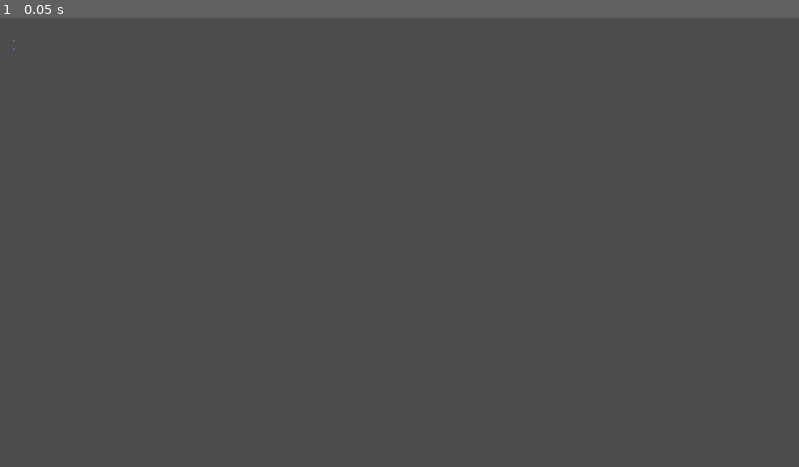
Above: before the commit, frame 1.
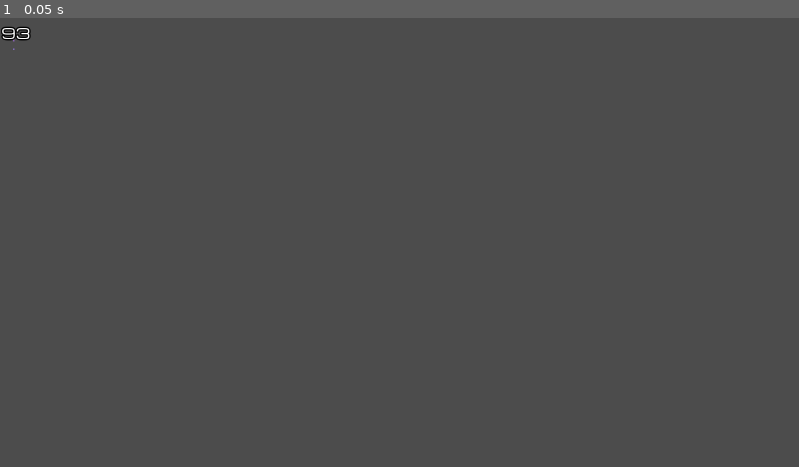
Above: after the commit, the same moment.

Repository: twitchplayssc/twitchplayssc-overlay-ex
Game: Godot game, scene res://TechIcon.tscn
Same seed, same stepped clock (60 frames per second), same inputs: the game is played once before the commit and once after it. This scene is started directly instead of the project's main scene.
Inputs:
- Up to frame 1 (0.05 s): no input

The runs differ from the first frame. In frame 1, less than 0.1% of the frame differs, in the area x 0-4%, y 2-6%.

Commit message:
fixed a bug in TechIcon node

Diff:
--- a/Overlay.tscn
+++ b/Overlay.tscn
@@ -104,3 +104,4 @@
 }
 
 [node name="MissionSelect" parent="." instance=ExtResource( 52 )]
+visible = false
--- a/TechIcon.gd
+++ b/TechIcon.gd
@@ -8,8 +8,8 @@
 func _ready():
 	$Icon.texture = icon_texture
 	$Icon.set_material($Icon.get_material().duplicate(true))
-	$counter.set("custom_fonts/font", $counter.get("custom_fonts/font").duplicate(true))
-	set_amount(0)
+	#$counter.set("custom_fonts/font", $counter.get("custom_fonts/font").duplicate(true))
+	set_amount(randi()%200)
 	#gray_out()
 
 func gray_out():
@@ -27,14 +27,13 @@
 
 func set_amount(num):
 	if num<=1:
-		$counter.hide()
+		$counter_r.hide()
 	else:
-		$counter.show()
+		$counter_r.show()
+		var txt = "[center]" + String(num) + "[/center]"
 		if num<100:
-			$counter.get("custom_fonts/font").set_size(36)
-		else:
-			$counter.get("custom_fonts/font").set_size(24)
-		$counter.text = String(num)
+			txt = "[b]"+txt+"[/b]"
+		$counter_r.bbcode_text = txt
 
 func set_level(num):
 	match num:
--- a/TechIcon.tscn
+++ b/TechIcon.tscn
@@ -27,6 +27,28 @@
 hue_variation = 0.09
 hue_variation_random = 0.47
 
+[sub_resource type="DynamicFontData" id=4]
+font_path = "res://Michroma.ttf"
+
+[sub_resource type="DynamicFont" id=5]
+size = 36
+outline_size = 3
+outline_color = Color( 0, 0, 0, 1 )
+use_mipmaps = true
+use_filter = true
+font_data = SubResource( 4 )
+
+[sub_resource type="DynamicFontData" id=6]
+font_path = "res://Michroma.ttf"
+
+[sub_resource type="DynamicFont" id=7]
+size = 24
+outline_size = 3
+outline_color = Color( 0, 0, 0, 1 )
+use_mipmaps = true
+use_filter = true
+font_data = SubResource( 6 )
+
 [node name="TechIcon" type="Control"]
 anchor_right = 1.0
 anchor_bottom = 1.0
@@ -52,6 +74,7 @@
 process_material = SubResource( 3 )
 
 [node name="counter" type="Label" parent="."]
+visible = false
 margin_right = 76.0
 margin_bottom = 76.0
 custom_fonts/font = ExtResource( 4 )
@@ -61,3 +84,16 @@
 __meta__ = {
 "_edit_use_anchors_": false
 }
+
+[node name="counter_r" type="RichTextLabel" parent="."]
+margin_left = -4.0
+margin_top = 9.0
+margin_right = 80.0
+margin_bottom = 62.0
+custom_fonts/bold_font = SubResource( 5 )
+custom_fonts/normal_font = SubResource( 7 )
+bbcode_enabled = true
+bbcode_text = "[b][center]99[/center][/b]"
+text = "99"
+fit_content_height = true
+scroll_active = false
Not shown: 1 places in TechIcon.tscn that only renumber resources
